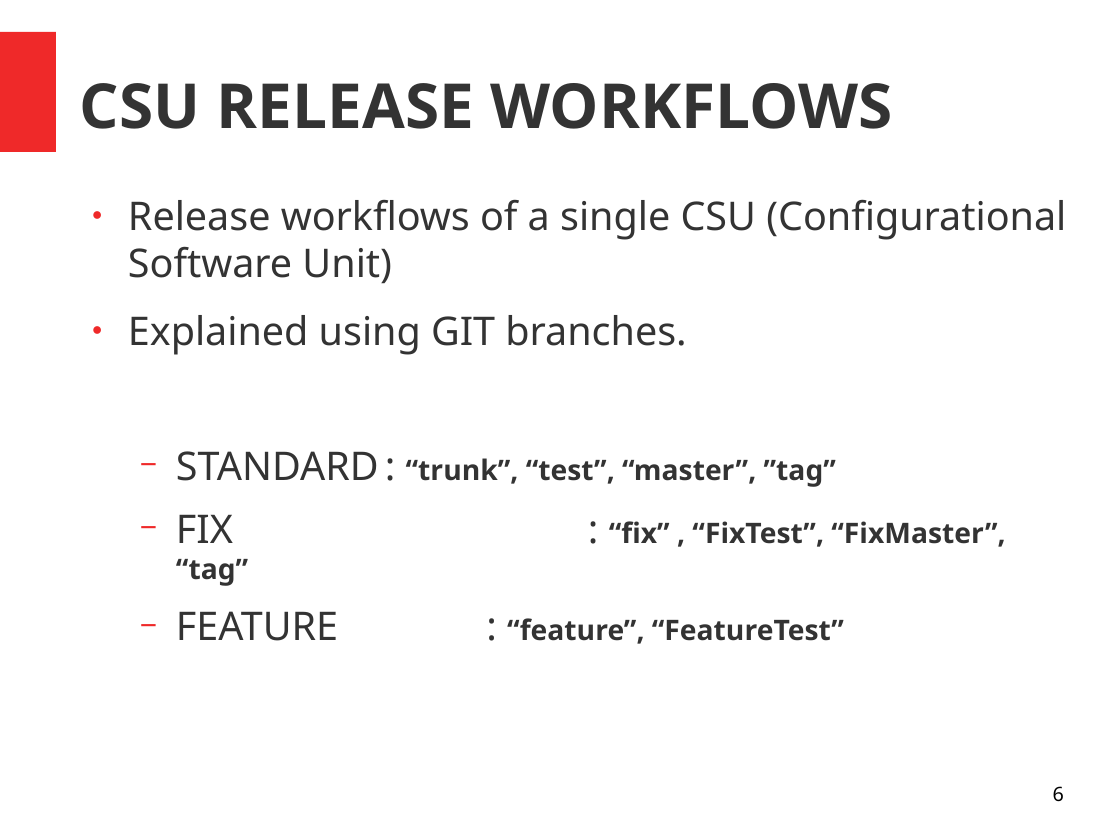
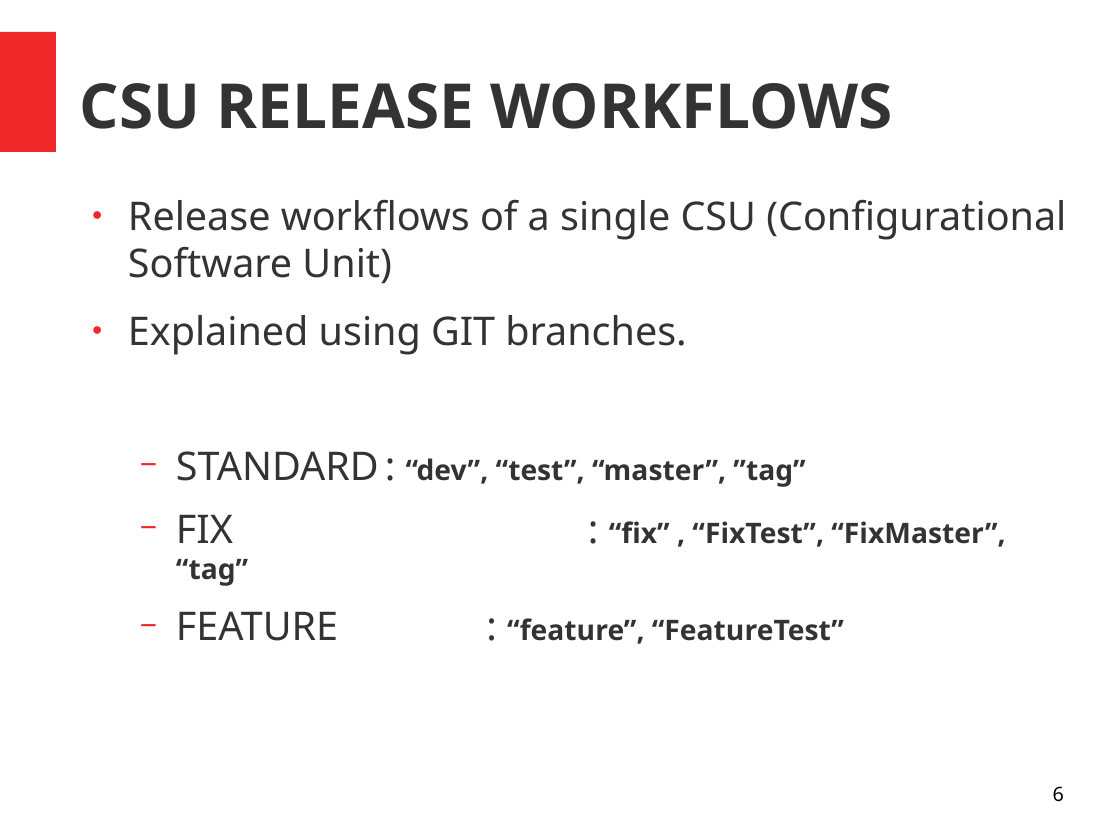
Before and after one commit to mehmetpekmezci/infra, a slide deck: slide 6 of ci-cd/doc/workflows/ci-cd-workflow.draft.odp. Drawn at 1120x840 pixels with LibreOffice and Linux fonts; fonts in the diff are those of the drawing. Boxes give left, top, right and bottom in pixels: in the first picture for what was removed or moved away, otherwise in the second. Text is boxed around its words. In the diff, an @@ line names an element or a change of style, - is before the commit and + after.

Commit message:
MP trunk - dev correction

```diff
--- a/ci-cd/doc/workflows/ci-cd-workflow.draft.odp
+++ b/ci-cd/doc/workflows/ci-cd-workflow.draft.odp
@@ text at box(176, 451, 805, 487): text changed @@
-  − STANDARD : “trunk”, “test”, “master”, ”tag”
+  − STANDARD : “dev”, “test”, “master”, ”tag”
```
Also in this commit, not shown: 3 other slides changed, 4 other files.
